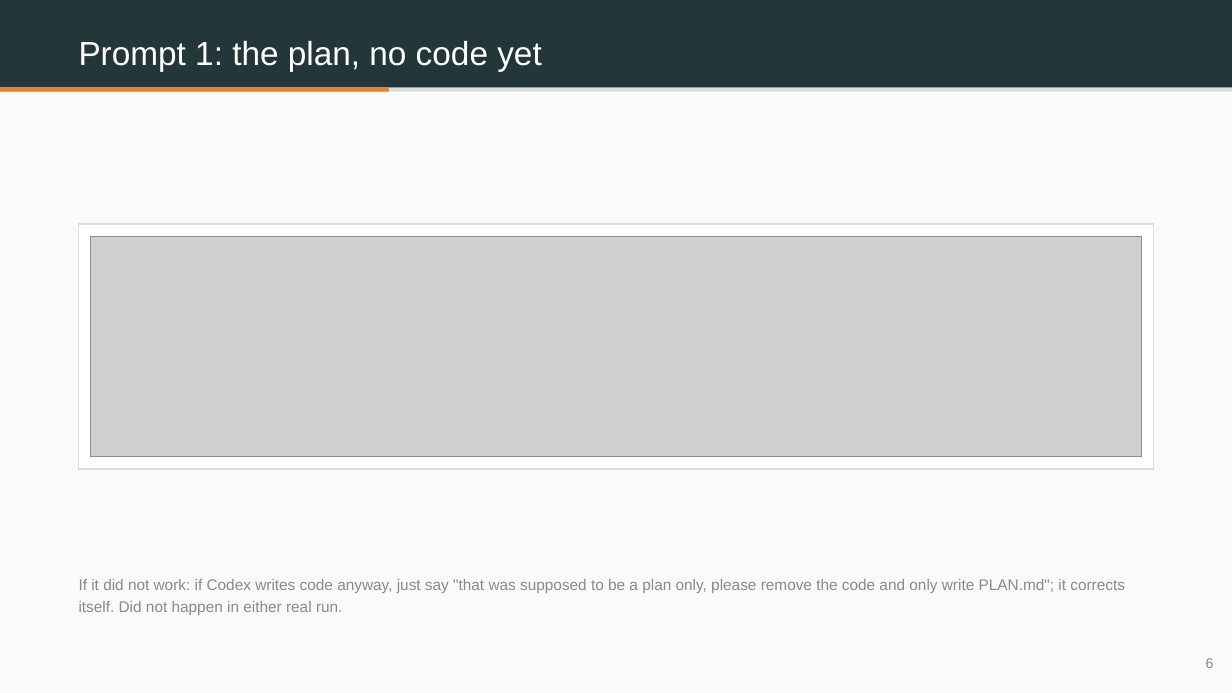
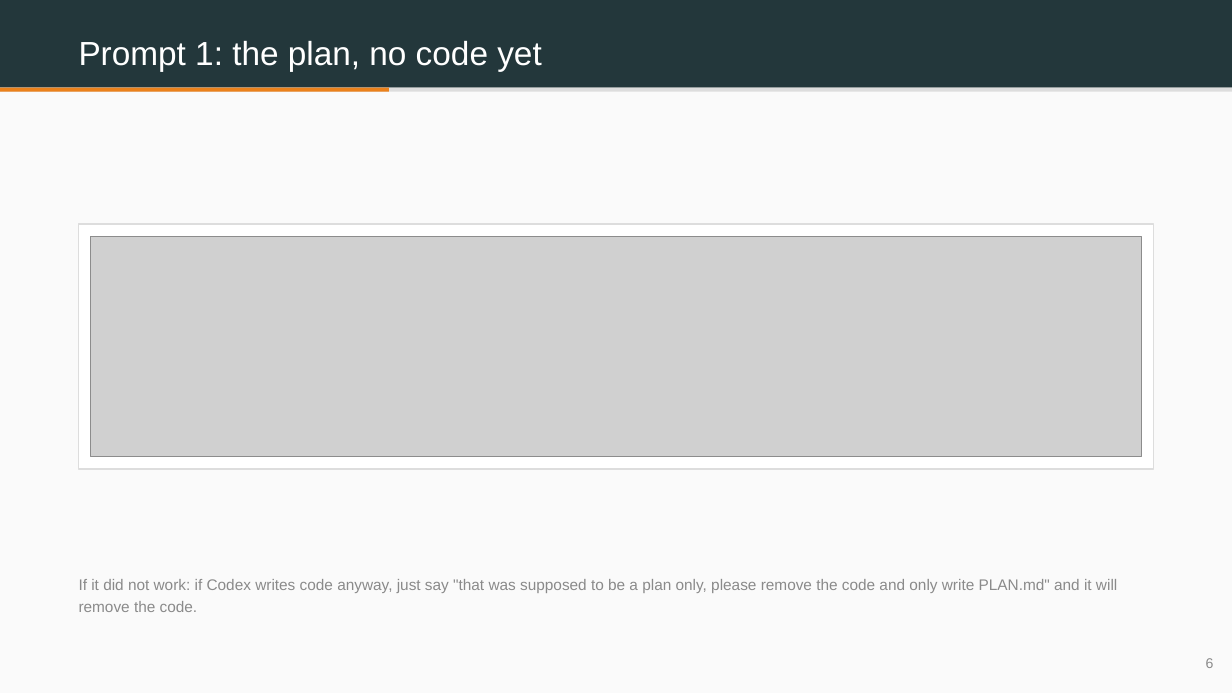
Before and after one commit to benjiesotelo-sudo/Telos_FIN1209, a slide deck: slide 6 of special-lecture/FIN1209-Special-Lecture-3-BuildIt-Student-Edition.pptx. Drawn at 1232x693 pixels with LibreOffice and Linux fonts; fonts in the diff are those of the drawing; grey boxes stand for pictures. Boxes give left, top, right and bottom in pixels: in the first picture for what was removed or moved away, otherwise in the second. Text is boxed around its words. In the diff, an @@ line names an element or a change of style, - is before the commit and + after.

```diff
--- a/special-lecture/FIN1209-Special-Lecture-3-BuildIt-Student-Edition.pptx
+++ b/special-lecture/FIN1209-Special-Lecture-3-BuildIt-Student-Edition.pptx
@@ text at <box>79,579,1117,612</box>: text changed @@
-If it did not work: if Codex writes code anyway, just say "that was supposed to be a plan only, please remove the code and only write PLAN.md"; it corrects itself. Did not happen in either real run.
+If it did not work: if Codex writes code anyway, just say "that was supposed to be a plan only, please remove the code and only write PLAN.md" and it will remove the code.
```
Also in this commit, not shown: 5 other slides changed, 8 other files.
